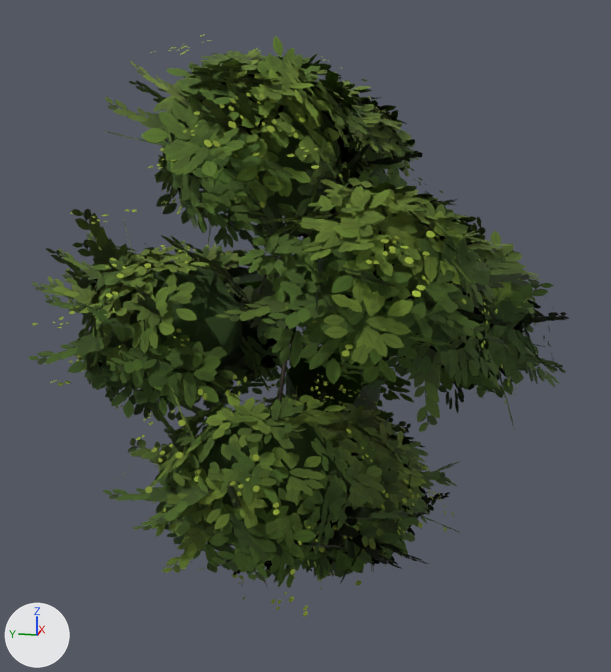
The glTF model unity/Assets/Overrides/Features/CrePlant03.glb as it was, and as the next commit left it.
Both versions are drawn from a 50 mm camera at (-5.27, -0.99, 1.07) aimed at (0.08, 0.08, -0.26). The lights are fixed; the arrows at lower left show +X, +Y and +Z. The first picture is the older version. Vertices at exactly the same position are counted once.

Names of what the first picture shows: 'CrePlant03_leaves'.
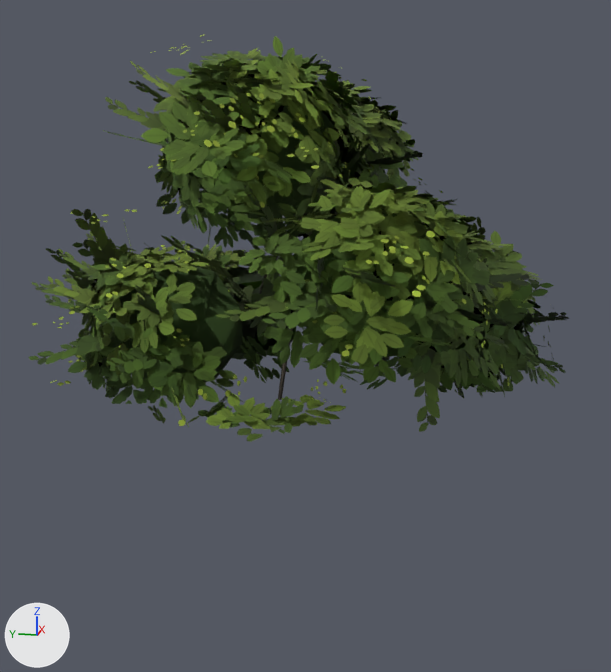
Pixel boxes [x1, y1, x2, y2] of what changed, in the pictures (611 x 672 px; the box of a moved part takes in the faces that stretch with it):
'CrePlant03_leaves', reshaped (30% shorter): before [29, 34, 569, 616]; after [29, 34, 569, 442]
part 1 of me_creplant03_leaves, deleted (green): before [103, 343, 461, 616]
part 2 of me_creplant03_leaves, moved or reshaped: before [83, 327, 348, 543]; after [83, 327, 346, 442]
part 3 of me_creplant03_leaves, moved or reshaped: before [446, 323, 560, 429]; after [452, 323, 560, 398]
part 4 of me_creplant03_leaves, surface changed: before [118, 372, 505, 440]; after [118, 372, 500, 427]

Edits to the bpy script that builds the scene:
```text
Change me_creplant03_leaves:
    used by ob_creplant03_leaves; location = (0.0, 0.0, 0.0)
    remove me_creplant03_leaves.from_pydata(...)  # 5352 vertices, 3508 faces; spans x -1.78..1.97, y -1.62..1.68, z -2.1..1.62
    add me_creplant03_leaves.from_pydata(...)  # 3818 vertices, 2638 faces; spans x -1.74..1.97, y -1.62..1.68, z -0.51..1.62
    me_creplant03_leaves part 1: 383 loose pieces with 1592 vertices, spanning x -1.78..1.91, y -1.06..1.26, z -2.1..-0.52, are deleted
    me_creplant03_leaves part 2: 49 vertices moved from x -1.37..1.8, y -0.23..1.44, z -0.97..-0.52 to x -1.34..1.53, y -0.08..1.43, z -0.51; 145 vertices removed from x -1.45..1.68, y -0.78..1.43, z -1.31..-0.51; 175 vertices added at x -1.22..1.58, y -0.78..1.45, z -0.51
    me_creplant03_leaves part 3: 12 vertices moved from x -0.4..0.42, y -1.32..-0.63, z -0.78..-0.52 to x -0.33..0.42, y -1.36..-0.64, z -0.51; 16 vertices removed from x -0.37..0.6, y -1.58..-0.78, z -0.61..-0.52; 44 vertices added at x -0.34..0.62, y -1.57..-0.83, z -0.51
    me_creplant03_leaves part 4: 21 kept faces spanning x -1.16..1.29, y -1.4..1.41, z -0.51..-0.14 get new texture (UV) coordinates
```
